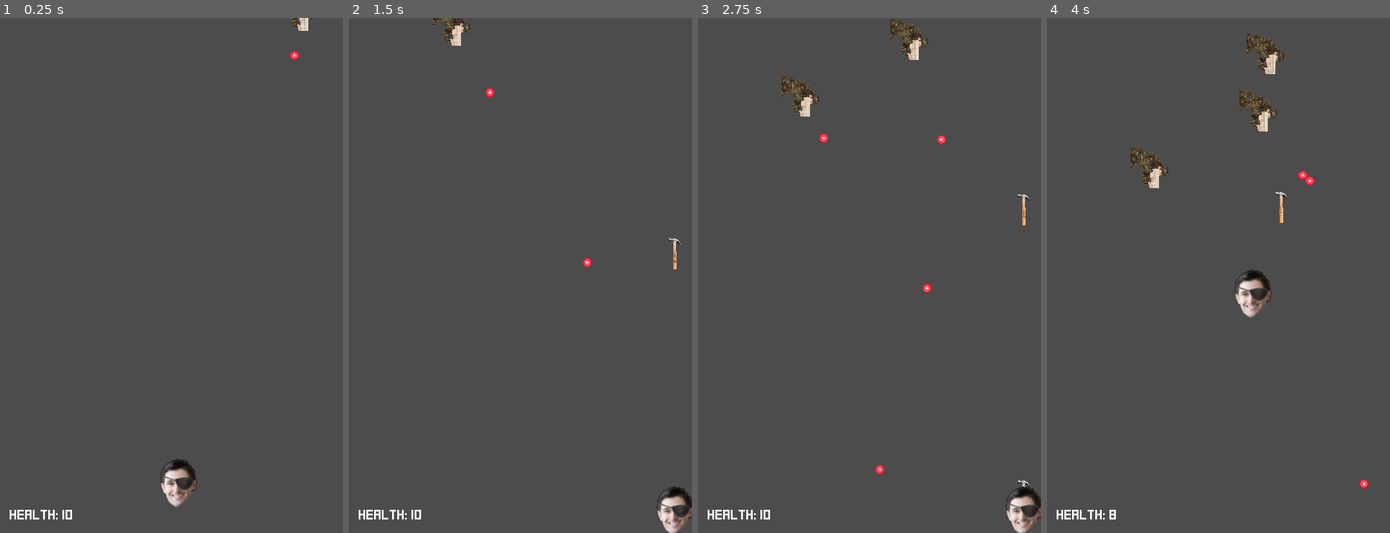
Above: before the commit, frames 1-4 (left to right).
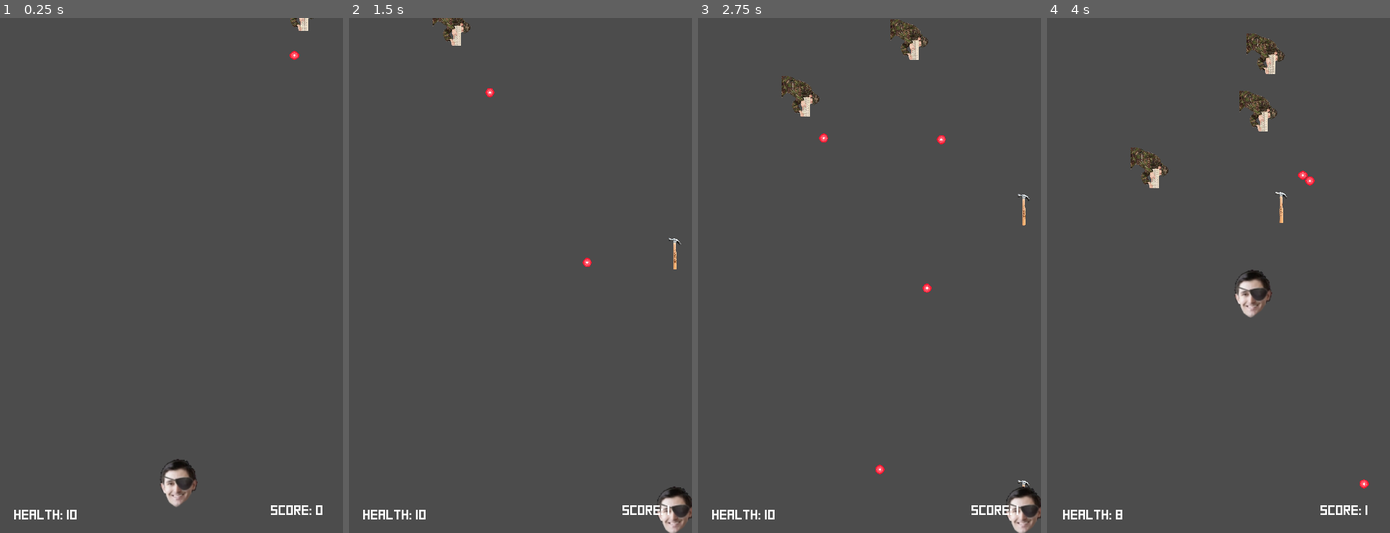
Above: after the commit, the same moments.

Repository: TheMinesAreShakin/AT-HOK
Game: Godot game, scene res://src/levels/Level01.tscn
Same seed, same stepped clock (60 frames per second), same inputs: the game is played once before the commit and once after it.
Inputs:
- Up to frame 1 (0.25 s): no input
- Up to frame 2 (1.5 s): hold D (MoveRight) 0.53-1.28 s; hold Space (Shoot) 0.53-1.28 s; hold S (MoveDown) from 1.28 s (still down); tap Space (Shoot) at 1.35 s
- Up to frame 3 (2.75 s): release S (MoveDown) at 2.03 s; hold D (MoveRight) from 2.03 s (still down); hold Space (Shoot) from 2.03 s (still down)
- Up to frame 4 (4 s): release D (MoveRight) at 2.78 s; release Space (Shoot) at 2.78 s; hold W (MoveUp) 2.78-3.53 s; tap Space (Shoot) at 2.85 s; hold A (MoveLeft) from 3.53 s (still down); hold Space (Shoot) from 3.53 s (still down)

The runs differ from the first frame. In frame 1, 0.4% of the frame differs, in the area x 2-94%, y 94-98%; in frame 2, 0.3%; in frame 3, 0.3%; in frame 4, 0.4%.

Commit message:
added score to screen #4

Diff:
--- a/src/entities/enemy.gd
+++ b/src/entities/enemy.gd
@@ -15,6 +15,7 @@
 
 
 func _on_HitBox_body_entered(body: Node) -> void:
+	PlayerData.score += 1
 	die(body)
 
 
--- a/src/levels/Level01.tscn
+++ b/src/levels/Level01.tscn
@@ -1,9 +1,10 @@
-[gd_scene load_steps=5 format=2]
+[gd_scene load_steps=6 format=2]
 
 [ext_resource path="res://src/entities/Player.tscn" type="PackedScene" id=1]
 [ext_resource path="res://src/game_controllers/EnemySpawner.tscn" type="PackedScene" id=2]
 [ext_resource path="res://assets/ui_theme.tres" type="Theme" id=3]
 [ext_resource path="res://src/levels/health_label.gd" type="Script" id=4]
+[ext_resource path="res://src/levels/score_label.gd" type="Script" id=5]
 
 [node name="Level01" type="Node2D"]
 
@@ -22,9 +23,23 @@
 anchor_bottom = 1.0
 margin_left = 16.0
 margin_top = -44.0
-margin_right = 139.0
+margin_right = 143.0
 margin_bottom = -18.0
 text = "Health: %d"
+align = 1
 script = ExtResource( 4 )
 
+[node name="ScoreLabel" type="Label" parent="CanvasLayer/UI"]
+anchor_left = 1.0
+anchor_top = 1.0
+anchor_right = 1.0
+anchor_bottom = 1.0
+margin_left = -144.0
+margin_top = -52.0
+margin_right = -17.0
+margin_bottom = -26.0
+text = "Score: %d"
+align = 1
+script = ExtResource( 5 )
+
 [node name="EnemySpawner" parent="." instance=ExtResource( 2 )]
--- /dev/null
+++ b/src/levels/score_label.gd
@@ -0,0 +1,18 @@
+extends Label
+
+#i didn't make this an onready var because I don't think it needs it, we shall see
+var last_score: int = PlayerData.score
+
+
+func _ready() -> void:
+	$".".text = get_score_text()
+
+
+func _process(delta: float) -> void:
+	if last_score != PlayerData.score:
+		$".".text = get_score_text()
+		last_score = PlayerData.score
+
+
+func get_score_text() -> String:
+	return "Score: %d" % PlayerData.score
